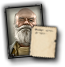
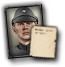
Revision of a layered w=65, h=67 image; what changed, layer by layer:
showed "Sotorus_Ramda" over [7, 6, 44, 57]
removed layer "Baccam Graffis" from group "Group 1" over [7, 6, 44, 56]
removed layer "Brendol_Hux" from group "Group 1" over [7, 6, 44, 57]
removed layer "Kenobert" from group "Group 1" over [7, 6, 44, 57]
removed layer "Cham_Syndulla" from group "Group 1" over [7, 5, 44, 57]
removed layer "Dark Vader" from group "Group 1" over [7, 6, 44, 56]
removed layer "Gilad_Pellaeon" from group "Group 1" over [7, 6, 44, 56]
removed layer "ImperialOfficer7" from group "Group 1" over [7, 7, 44, 56]
removed layer "steven_rodger" from group "Group 1" over [7, 6, 44, 56]
removed layer "Pizza" from group "Group 1" over [7, 5, 44, 57]
removed layer "Rodger" from group "Group 1" over [7, 6, 44, 56]
removed layer "Steve" from group "Group 1" over [7, 6, 44, 56]
removed layer "Gable_Karius" from group "Group 1" over [7, 6, 44, 55]
removed layer "Orimaarko" from group "Group 1" over [7, 6, 44, 57]
removed layer "Labansat" from group "Group 1" over [7, 7, 44, 57]
removed layer "Qira" from group "Group 1" over [7, 7, 44, 57]
removed layer "Totally_Not_Yularen" from group "Group 1" over [7, 6, 44, 56]
hid "Layer 2" over [7, 5, 44, 57]
